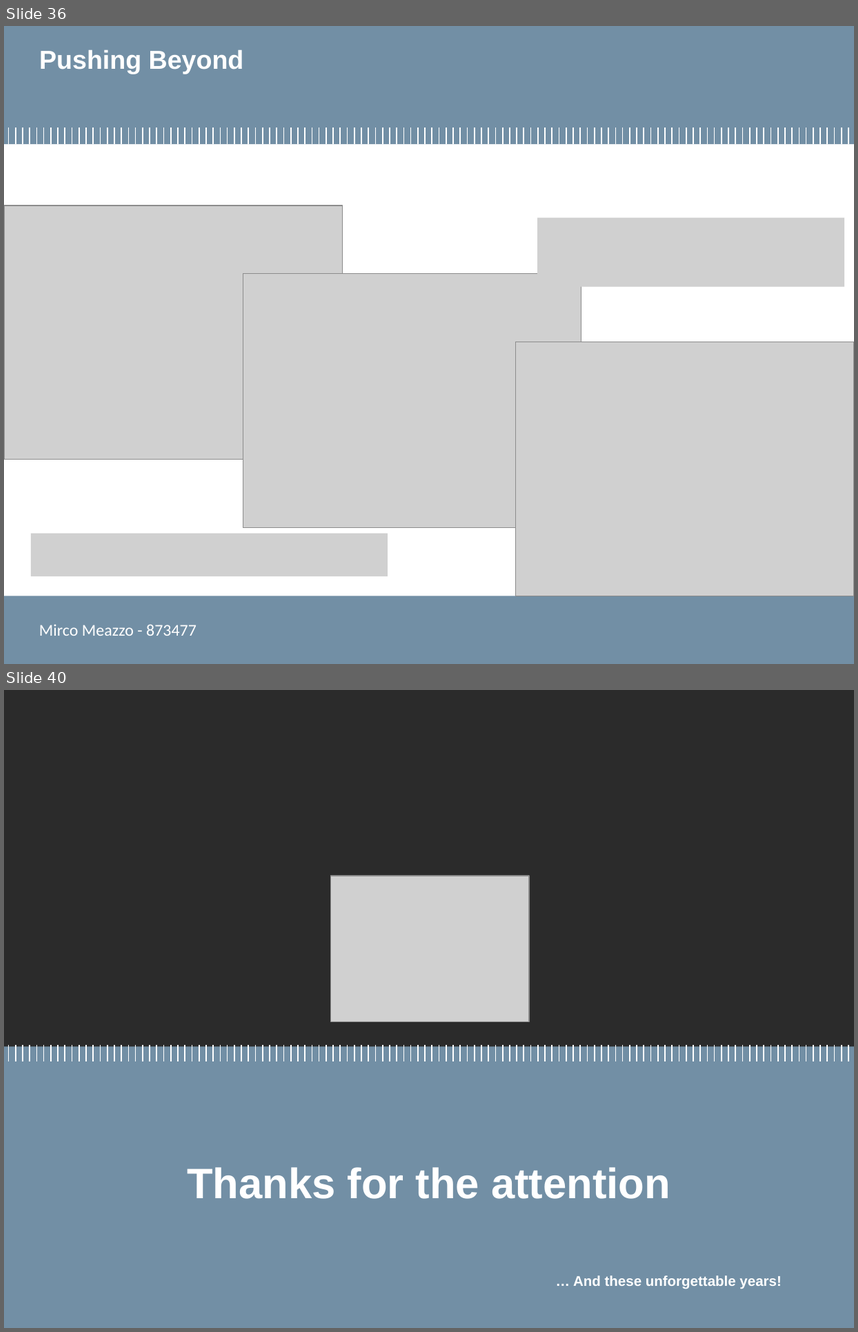
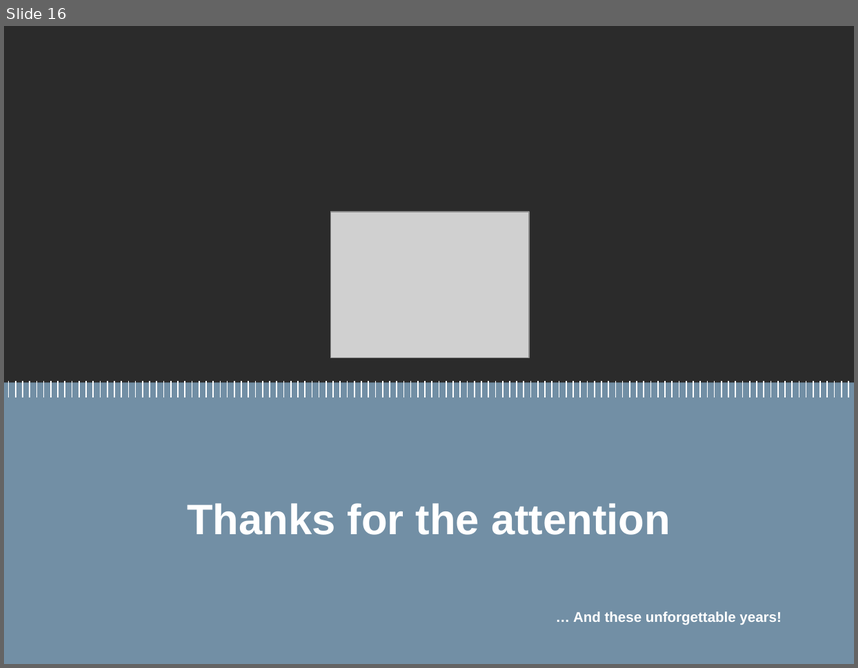
Before and after one commit to mircuz/channel_report, a slide deck: presentazione_meazzo.pptx. Shown one above the other, each under a label of ours: slides 36 and 40 before the commit, slide 16 after it; the slides between them are not shown. The pictures are 858x1332 and 858x668 pixels, drawn with LibreOffice and Linux fonts; fonts in the diff are those of the drawing; grey boxes stand for pictures; background and template pictures are left out; a plain dark background stands for a picture behind light text. Boxes give left, top, right and bottom in pixels: in the first picture for what was removed or moved away, otherwise in the second. Text is boxed around its words. In the diff, an @@ line names an element or a change of style, - is before the commit and + after.

```diff
--- a/presentazione_meazzo.pptx
+++ b/presentazione_meazzo.pptx
@@ slide 36 removed at (4,26,854,664), background #FFFFFF @@
@@ rectangle removed at (4,26,854,144) @@
@@ title removed at (39,50,244,74) @@
-Pushing Beyond
@@ group removed at (8,127,849,144): 120 lines @@
@@ picture removed at (4,205,342,459) @@
@@ picture removed at (537,217,844,286) @@
@@ picture removed at (243,274,582,527) @@
@@ picture removed at (516,342,854,595) @@
@@ picture removed at (31,532,388,576) @@
@@ rectangle removed at (4,595,854,664) @@
@@ rectangle removed at (12,613,297,646) @@
@@ text removed at (27,624,289,635) @@
-Nome_Laureando1, Nome_Laureando2
@@ text removed at (39,624,197,635) @@
-Mirco Meazzo - 873477
@@ what was slide 40 is now slide 16 @@
```
Also in this commit, not shown: 5 slides changed, 23 other slides removed.
